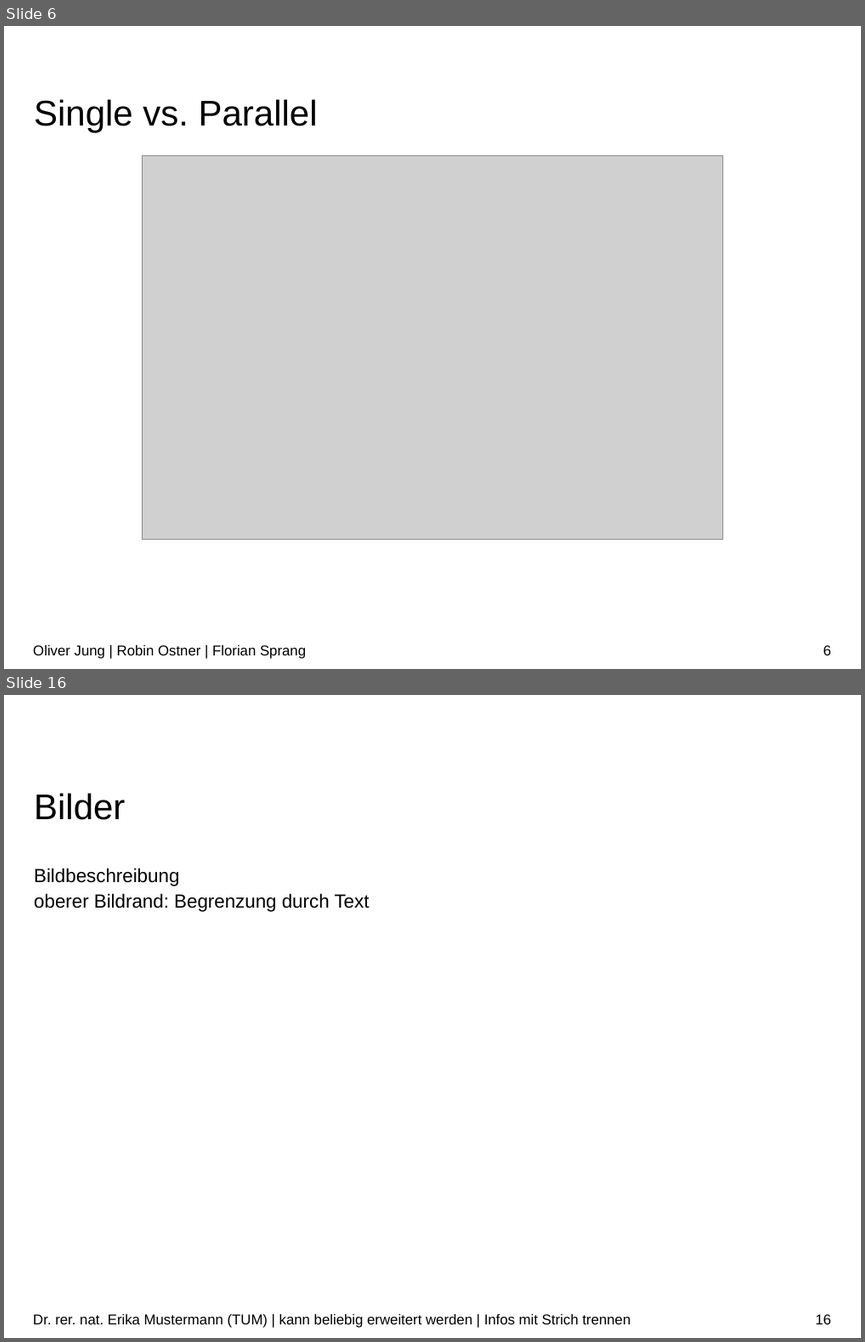
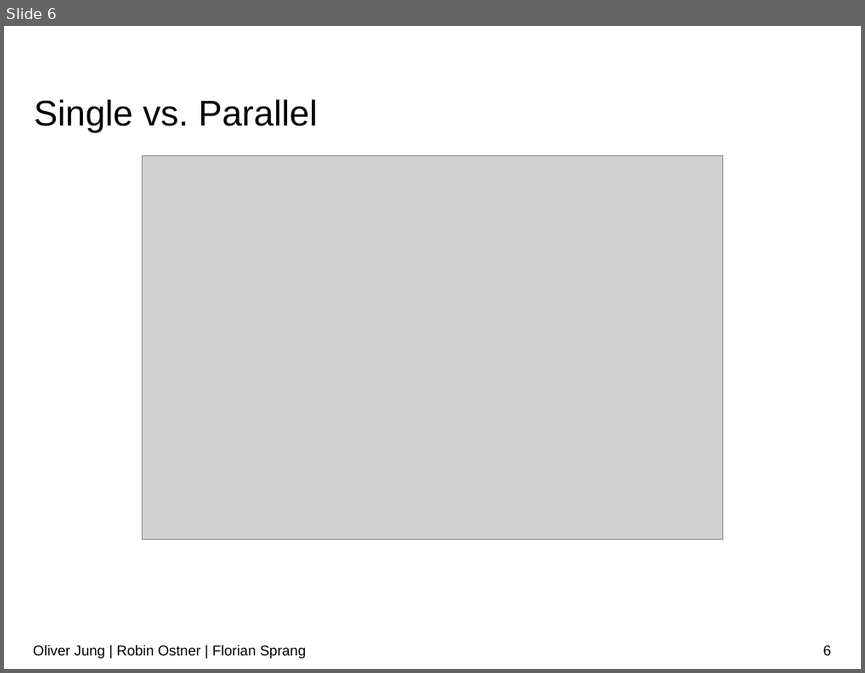
Before and after one commit to RobinOstner/IMGe, a slide deck: DONT TOUCH THIS !!!!!!!!!!!/Abgabe/Präsentation.pptx. Shown one above the other, each under a label of ours: slides 6 and 16 before the commit, slide 6 after it; the slides between them are not shown. The pictures are 865x1342 and 865x673 pixels, drawn with LibreOffice and Linux fonts; fonts in the diff are those of the drawing; grey boxes stand for pictures; background and template pictures are left out. Boxes give left, top, right and bottom in pixels: in the first picture for what was removed or moved away, otherwise in the second. Text is boxed around its words. In the diff, an @@ line names an element or a change of style, - is before the commit and + after.

```diff
--- a/DONT TOUCH THIS !!!!!!!!!!!/Abgabe/Präsentation.pptx
+++ b/DONT TOUCH THIS !!!!!!!!!!!/Abgabe/Präsentation.pptx
@@ slide 16 removed at <box>4,695,861,1338</box>, background #FFFFFF @@
@@ title removed at <box>34,793,125,820</box> @@
-Bilder
@@ text removed at <box>34,868,370,912</box> @@
-Bildbeschreibung
-oberer Bildrand: Begrenzung durch Text
@@ text removed at <box>33,1314,630,1327</box> @@
-Dr. rer. nat. Erika Mustermann (TUM) | kann beliebig erweitert werden | Infos mit Strich trennen
@@ page number removed at <box>815,1314,831,1324</box> @@
-16
```
Also in this commit, not shown: 3 slides changed, 17 other slides removed.
